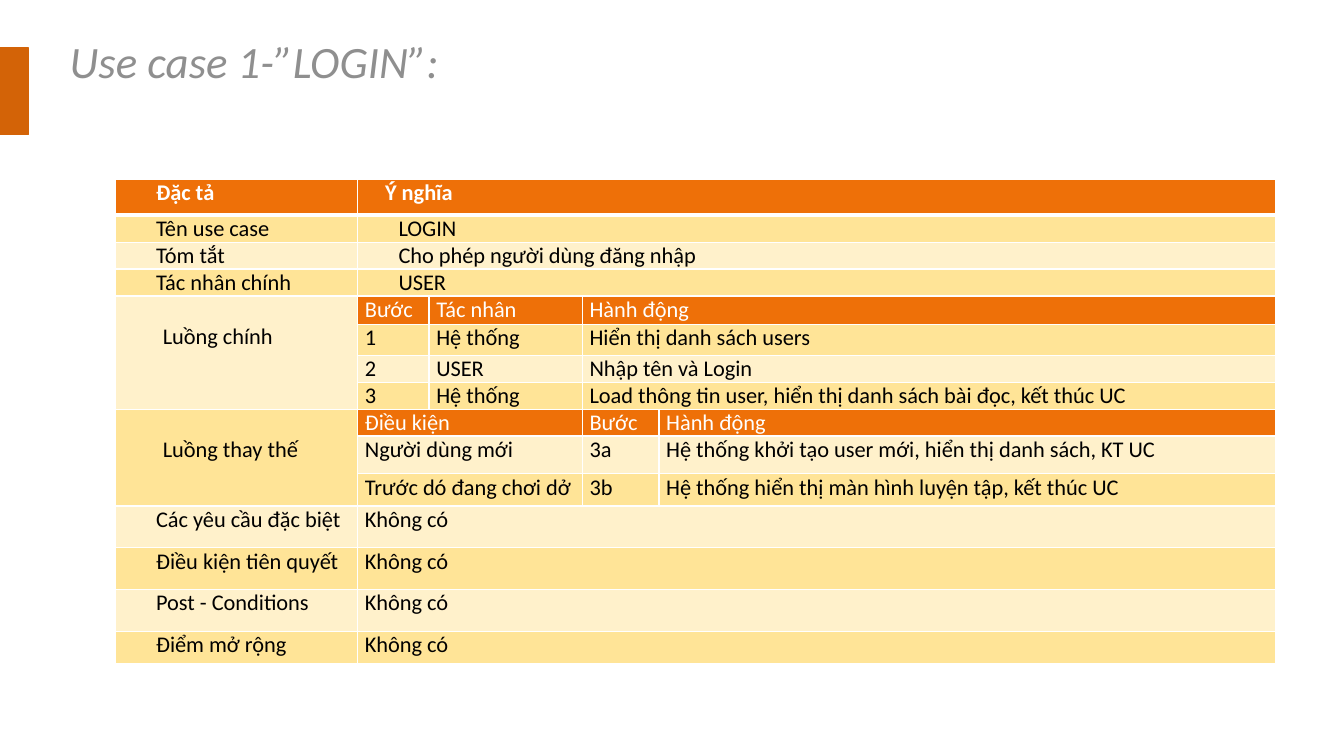
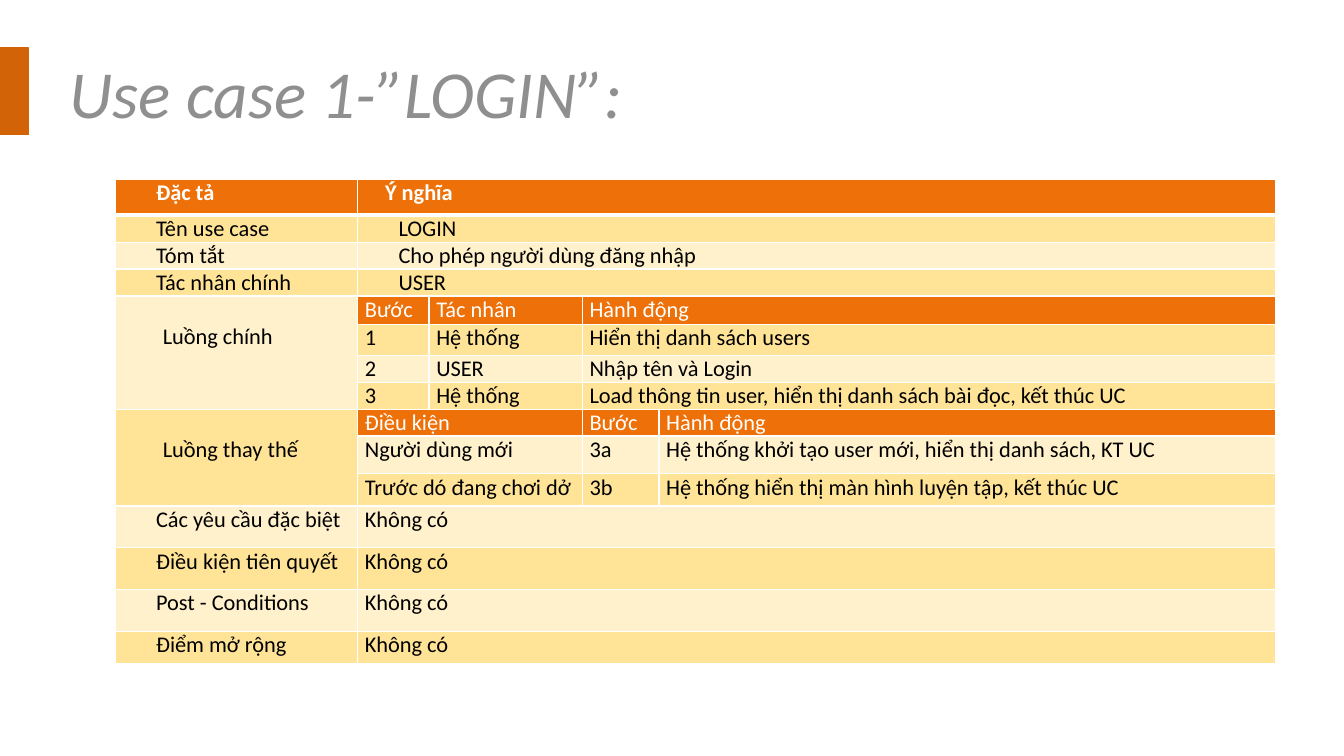
Before and after one commit to yuyuvn/OOP-Learning-English, a slide deck: slide 6 of documents/SlidebaocaoOOT.pptx. Drawn at 1344x756 pixels with LibreOffice and Linux fonts; fonts in the diff are those of the drawing. Boxes give left, top, right and bottom in pixels: in the first picture for what was removed or moved away, otherwise in the second. Text is boxed around its words. In the diff, an @@ line names an element or a change of style, - is before the commit and + after.

```diff
--- a/documents/SlidebaocaoOOT.pptx
+++ b/documents/SlidebaocaoOOT.pptx
@@ text "Use case 1-”LOGIN”:": place and size @@
-text "Use case 1-”LOGIN”:" at (70, 47, 439, 78)
+text "Use case 1-”LOGIN”:" at (70, 72, 623, 119)
@@ text "Use case 1-”LOGIN”:" at (70, 72, 623, 119): size 32 to 48 pt @@
```
Also in this commit, not shown: 3 other slides changed, 1 other file.
